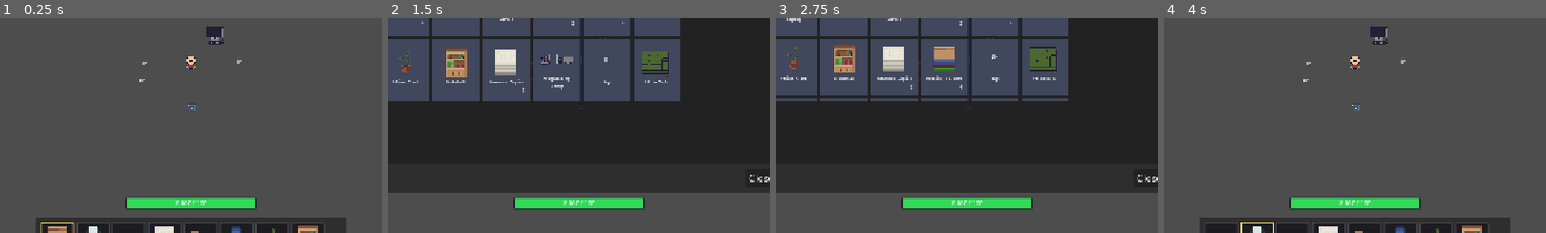
Above: before the commit, frames 1-4 (left to right).
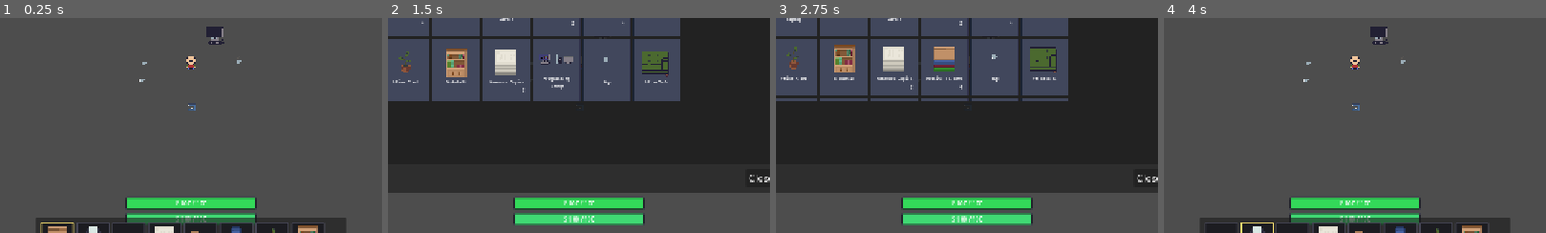
Above: after the commit, the same moments.

Repository: pvfort/astrovalley
Game: Godot game, scene res://scenes/rooms/cafe.tscn
Two runs of this game, one before a commit and one after it. Both use one fixed random seed, a clock stepped at 60 frames per second and the inputs below. This scene is started directly instead of the project's main scene.
Inputs (mouse positions are % of the whole screen's width and height, from its top left):
- Up to frame 1 (0.25 s): no input
- Up to frame 2 (1.5 s): click (79, 12) at 0.5 s; tap Enter (inventory_toggle) at 1.25 s; drag from (32, 91) to (50, 50) at 1.27 s
- Up to frame 3 (2.75 s): tap Space at 2 s; drag from (27, 36) to (50, 50) at 2.02 s
- Up to frame 4 (4 s): move the mouse to (34, 36) at 2.77 s; hold Right (ui_right) 2.78-3.5 s; tap Mouse wheel down (hotbar_next) at 2.85 s; click (34, 36) at 2.92 s; tap F (use_item) at 3.05 s; tap Enter (inventory_toggle) at 3.5 s; drag from (40, 33) to (50, 50) at 3.52 s
The pictures show only the part of the screen within x 25-75%, y 40-90%; the shares and areas given below are measured in that part.

The runs differ from the first frame. In frame 1, 1.5% of the frame differs, in the area x 32-68%, y 90-96%; in frame 2, 2.0%, in the area x 32-68%, y 90-97%; in frame 3, 2.0%; in frame 4, 1.5%.

Commit message:
Add stress manager and HUD bar scaffolding

Diff:
--- a/project.godot
+++ b/project.godot
@@ -38,6 +38,7 @@
 SaveManager="*uid://mwnib2g8fq2o"
 WeatherManager="*uid://c7lefm5bxmlxy"
 EnergyManager="*res://scripts/managers/EnergyManager.gd"
+StressManager="*res://scripts/managers/StressManager.gd"
 EventBus="*uid://k64spkb085pn"
 EventManager="*res://scripts/managers/event_manager.gd"
 TradeManager="*res://scripts/core/trade_manager.gd"
--- a/scenes/player/Player.tscn
+++ b/scenes/player/Player.tscn
@@ -9,6 +9,7 @@
 [ext_resource type="Script" uid="uid://b72h8x1qpewky" path="res://scripts/save/SaveableComponent.gd" id="5_saveable"]
 [ext_resource type="PackedScene" uid="uid://ddu1cthhi7q31" path="res://scenes/ui/ClockUI.tscn" id="6_7oing"]
 [ext_resource type="PackedScene" uid="uid://btb2nw3da1mqc" path="res://scenes/ui/EnergyBarUI.tscn" id="6_energybar"]
+[ext_resource type="PackedScene" path="res://scenes/ui/StressBarUI.tscn" id="6_stressbar"]
 [ext_resource type="PackedScene" uid="uid://cyhh2ycv2yklo" path="res://scenes/ui/DailySummaryUI.tscn" id="7_5stf6"]
 [ext_resource type="PackedScene" path="res://scenes/ui/DialogueUI.tscn" id="8_180ig"]
 [ext_resource type="PackedScene" uid="uid://dmfth7fumvx1f" path="res://scenes/ui/EquipmentSlot.tscn" id="8_ov1oi"]
@@ -197,6 +198,8 @@
 
 [node name="EnergyBarUI" parent="CanvasLayer" unique_id=1315078221 instance=ExtResource("6_energybar")]
 
+[node name="StressBarUI" parent="CanvasLayer" instance=ExtResource("6_stressbar")]
+
 [node name="EquipmentSlot" parent="CanvasLayer" unique_id=1274055804 instance=ExtResource("8_ov1oi")]
 
 [node name="HotbarUI" parent="CanvasLayer" unique_id=564545377 instance=ExtResource("5_npwbq")]
--- /dev/null
+++ b/scenes/ui/StressBarUI.tscn
@@ -0,0 +1,68 @@
+[gd_scene format=3]
+
+[ext_resource type="Script" path="res://scripts/ui/stress_bar_ui.gd" id="1_stressbar"]
+
+[sub_resource type="StyleBoxFlat" id="StyleBoxFlat_bg"]
+bg_color = Color(0.08, 0.08, 0.1, 0.88)
+border_width_left = 1
+border_width_top = 1
+border_width_right = 1
+border_width_bottom = 1
+border_color = Color(0.25, 0.25, 0.3, 0.9)
+corner_radius_top_left = 2
+corner_radius_top_right = 2
+corner_radius_bottom_right = 2
+corner_radius_bottom_left = 2
+
+[sub_resource type="StyleBoxFlat" id="StyleBoxFlat_fill"]
+bg_color = Color(0.25, 0.85, 0.45, 1)
+corner_radius_top_left = 1
+corner_radius_top_right = 1
+corner_radius_bottom_right = 1
+corner_radius_bottom_left = 1
+
+[node name="StressBarUI" type="Control"]
+layout_mode = 3
+anchors_preset = 7
+anchor_left = 0.5
+anchor_top = 1.0
+anchor_right = 0.5
+anchor_bottom = 1.0
+offset_left = -110.0
+offset_top = -108.0
+offset_right = 110.0
+offset_bottom = -86.0
+grow_horizontal = 2
+grow_vertical = 0
+script = ExtResource("1_stressbar")
+
+[node name="Background" type="Panel" parent="."]
+layout_mode = 1
+anchors_preset = 15
+anchor_right = 1.0
+anchor_bottom = 1.0
+grow_horizontal = 2
+grow_vertical = 2
+theme_override_styles/panel = SubResource("StyleBoxFlat_bg")
+
+[node name="Fill" type="Panel" parent="."]
+layout_mode = 1
+anchors_preset = 9
+anchor_bottom = 1.0
+offset_left = 2.0
+offset_top = 2.0
+offset_right = 218.0
+offset_bottom = -2.0
+theme_override_styles/panel = SubResource("StyleBoxFlat_fill")
+
+[node name="Label" type="Label" parent="."]
+layout_mode = 1
+anchors_preset = 15
+anchor_right = 1.0
+anchor_bottom = 1.0
+grow_horizontal = 2
+grow_vertical = 2
+theme_override_font_sizes/font_size = 10
+text = "S 100 / 100"
+horizontal_alignment = 1
+vertical_alignment = 1
--- a/scripts/components/programming_component.gd
+++ b/scripts/components/programming_component.gd
@@ -485,6 +485,10 @@
 	if not consume_energy or amount <= 0.0 or player == null:
 		return
 
+	var resolved_player_id := _resolve_player_id(player)
+	if StressManager != null and StressManager.has_method("consume_for_action") and resolved_player_id > 0:
+		StressManager.consume_for_action(resolved_player_id, "coding", amount)
+
 	if player.has_method("consume_energy"):
 		player.consume_energy(amount)
 		return
--- a/scripts/components/sleep_component.gd
+++ b/scripts/components/sleep_component.gd
@@ -48,6 +48,8 @@
 
 	if EnergyManager != null:
 		EnergyManager.recover_from_sleep(player.player_id)
+	if StressManager != null and StressManager.has_method("recover_from_sleep"):
+		StressManager.recover_from_sleep(player.player_id)
 
 	var summary_data: Dictionary = WorldClock.get_daily_summary_data()
 	WorldClock.daily_summary_requested.emit(summary_data)
--- a/scripts/inventory/InventoryManager.gd
+++ b/scripts/inventory/InventoryManager.gd
@@ -495,10 +495,36 @@
 			item.energy_restore
 		)
 
+	if StressManager != null and StressManager.has_method("recover_stress"):
+		var stress_pid := (
+			player.player_id
+			if player.player_id >= 0
+			else int(multiplayer.get_unique_id())
+		)
+		var stress_restore := maxf(item.stress_restore, 0.0)
+		if stress_restore <= 0.0 and _item_has_any_tag(item, ["sweet", "sweets", "dessert", "pie"]):
+			if StressManager.has_method("get_recovery_value"):
+				stress_restore = float(StressManager.get_recovery_value("sweets"))
+		if stress_restore > 0.0:
+			StressManager.recover_stress(stress_pid, stress_restore)
+
 	var removed: InventorySlotData = take_from_slot(index, 1)
 
 	if removed.count > 0 and item.replacement_item != null:
 		add_item(item.replacement_item)
+
+
+func _item_has_any_tag(item: ItemData, tags: Array[String]) -> bool:
+	if item == null or tags.is_empty():
+		return false
+	for item_tag_variant in item.tags:
+		var item_tag := str(item_tag_variant).strip_edges().to_lower()
+		if item_tag.is_empty():
+			continue
+		for requested_tag in tags:
+			if item_tag == str(requested_tag).strip_edges().to_lower():
+				return true
+	return false
 
 
 # ==================================================
--- a/scripts/items/item_data.gd
+++ b/scripts/items/item_data.gd
@@ -17,6 +17,7 @@
 @export var energy_restore: float = 0.0
 @export var energy_temp_max_bonus: float = 0.0
 @export var energy_temp_max_duration: float = 0.0
+@export var stress_restore: float = 0.0
 
 @export var replacement_item: ItemData
 
--- a/scripts/managers/SaveManager.gd
+++ b/scripts/managers/SaveManager.gd
@@ -206,6 +206,8 @@
 		states["events"] = _dictionary(EventManager.save_state())
 	if EnergyManager != null and EnergyManager.has_method("save_state"):
 		states["energy"] = _dictionary(EnergyManager.save_state())
+	if StressManager != null and StressManager.has_method("save_state"):
+		states["stress"] = _dictionary(StressManager.save_state())
 
 	return states
 
@@ -223,6 +225,8 @@
 		EventManager.load_state(_dictionary(states.get("events", {})))
 	if EnergyManager != null and EnergyManager.has_method("load_state"):
 		EnergyManager.load_state(_dictionary(states.get("energy", {})))
+	if StressManager != null and StressManager.has_method("load_state"):
+		StressManager.load_state(_dictionary(states.get("stress", {})))
 	if GameManager != null and GameManager.has_method("load_state"):
 		GameManager.load_state(_dictionary(states.get("game_manager", {})))
 	if TaskManager != null and TaskManager.has_method("load_state"):
--- /dev/null
+++ b/scripts/managers/StressManager.gd
@@ -0,0 +1,169 @@
+extends Node
+
+signal player_registered(player_id: int)
+signal stress_changed(player_id: int, current_stress: float, max_stress: float)
+
+const DEFAULT_MAX_STRESS := 100.0
+
+const DEFAULT_ACTION_COSTS := {
+	"coding": 12.0,
+	"writing": 9.0,
+	"observing": 8.0,
+	"teaching": 10.0,
+}
+
+const DEFAULT_RECOVERY_VALUES := {
+	"sleeping": 100.0,
+	"sweets": 18.0,
+	"tomfoolery": 14.0,
+	"pie_friday": 20.0,
+	"social": 12.0,
+}
+
+var _player_states: Dictionary = {}
+
+
+func register_player(player_id: int, max_stress: float = DEFAULT_MAX_STRESS, current_stress: float = -1.0) -> void:
+	var state := _get_state(player_id)
+	state["max_stress"] = maxf(1.0, max_stress)
+	if current_stress < 0.0:
+		state["current_stress"] = float(state["max_stress"])
+	else:
+		state["current_stress"] = clampf(current_stress, 0.0, float(state["max_stress"]))
+	_player_states[player_id] = state
+	player_registered.emit(player_id)
+	stress_changed.emit(player_id, float(state["current_stress"]), float(state["max_stress"]))
+
+
+func has_player(player_id: int) -> bool:
+	return _player_states.has(player_id)
+
+
+func set_max_stress(player_id: int, value: float) -> void:
+	var state := _get_state(player_id)
+	state["max_stress"] = maxf(1.0, value)
+	state["current_stress"] = clampf(float(state["current_stress"]), 0.0, float(state["max_stress"]))
+	_player_states[player_id] = state
+	stress_changed.emit(player_id, float(state["current_stress"]), float(state["max_stress"]))
+
+
+func set_current_stress(player_id: int, value: float) -> void:
+	var state := _get_state(player_id)
+	state["current_stress"] = clampf(value, 0.0, float(state["max_stress"]))
+	_player_states[player_id] = state
+	stress_changed.emit(player_id, float(state["current_stress"]), float(state["max_stress"]))
+
+
+func consume_stress(player_id: int, amount: float) -> bool:
+	if amount <= 0.0:
+		return true
+	var state := _get_state(player_id)
+	state["current_stress"] = maxf(0.0, float(state["current_stress"]) - amount)
+	_player_states[player_id] = state
+	stress_changed.emit(player_id, float(state["current_stress"]), float(state["max_stress"]))
+	return float(state["current_stress"]) > 0.0
+
+
+func recover_stress(player_id: int, amount: float) -> void:
+	if amount <= 0.0:
+		return
+	var state := _get_state(player_id)
+	state["current_stress"] = clampf(float(state["current_stress"]) + amount, 0.0, float(state["max_stress"]))
+	_player_states[player_id] = state
+	stress_changed.emit(player_id, float(state["current_stress"]), float(state["max_stress"]))
+
+
+func consume_for_action(player_id: int, action_id: String, override_cost: float = -1.0) -> bool:
+	var cost := override_cost
+	if cost < 0.0:
+		cost = get_action_cost(action_id)
+	return consume_stress(player_id, cost)
+
+
+func recover_for_activity(player_id: int, activity_id: String, override_amount: float = -1.0) -> void:
+	var amount := override_amount
+	if amount < 0.0:
+		amount = get_recovery_value(activity_id)
+	recover_stress(player_id, amount)
+
+
+func recover_from_sleep(player_id: int) -> void:
+	var state := _get_state(player_id)
+	state["current_stress"] = float(state["max_stress"])
+	_player_states[player_id] = state
+	stress_changed.emit(player_id, float(state["current_stress"]), float(state["max_stress"]))
+
+
+func get_action_cost(action_id: String) -> float:
+	if DEFAULT_ACTION_COSTS.has(action_id):
+		return float(DEFAULT_ACTION_COSTS[action_id])
+	return 0.0
+
+
+func get_recovery_value(activity_id: String) -> float:
+	if DEFAULT_RECOVERY_VALUES.has(activity_id):
+		return float(DEFAULT_RECOVERY_VALUES[activity_id])
+	return 0.0
+
+
+func get_current_stress(player_id: int) -> float:
+	var state := _get_state(player_id)
+	return float(state["current_stress"])
+
+
+func get_max_stress(player_id: int) -> float:
+	var state := _get_state(player_id)
+	return float(state["max_stress"])
+
+
+func save_state() -> Dictionary:
+	var saved_players: Dictionary = {}
+	for player_id_variant in _player_states.keys():
+		var player_id := int(player_id_variant)
+		var state := _get_state(player_id)
+		saved_players[str(player_id)] = {
+			"max_stress": float(state["max_stress"]),
+			"current_stress": float(state["current_stress"]),
+		}
+	return {
+		"players": saved_players,
+	}
+
+
+func load_state(data: Dictionary) -> void:
+	_player_states.clear()
+	var players: Variant = data.get("players", {})
+	if not (players is Dictionary):
+		return
+	for player_id_key in (players as Dictionary).keys():
+		var player_data_variant: Variant = (players as Dictionary).get(player_id_key, {})
+		if not (player_data_variant is Dictionary):
+			continue
+		var player_data := player_data_variant as Dictionary
+		var state := _default_state()
+		state["max_stress"] = maxf(1.0, float(player_data.get("max_stress", DEFAULT_MAX_STRESS)))
+		state["current_stress"] = clampf(float(player_data.get("current_stress", state["max_stress"])), 0.0, float(state["max_stress"]))
+		var player_id := int(str(player_id_key))
+		_player_states[player_id] = state
+		stress_changed.emit(player_id, float(state["current_stress"]), float(state["max_stress"]))
+
+
+func export_snapshot() -> Dictionary:
+	return save_state()
+
+
+func import_snapshot(data: Dictionary) -> void:
+	load_state(data)
+
+
+func _get_state(player_id: int) -> Dictionary:
+	if not _player_states.has(player_id):
+		_player_states[player_id] = _default_state()
+	return (_player_states[player_id] as Dictionary).duplicate(true)
+
+
+func _default_state() -> Dictionary:
+	return {
+		"max_stress": DEFAULT_MAX_STRESS,
+		"current_stress": DEFAULT_MAX_STRESS,
+	}
--- a/scripts/managers/event_manager.gd
+++ b/scripts/managers/event_manager.gd
@@ -38,6 +38,36 @@
 
 func is_event_active(event_id: String) -> bool:
 	return _active_events.has(event_id)
+
+
+func get_event_definition(event_id: String) -> Dictionary:
+	if event_id.is_empty():
+		return {}
+	if _active_events.has(event_id):
+		var active_event := _active_events.get(event_id, {})
+		if active_event is Dictionary:
+			return (active_event as Dictionary).duplicate(true)
+	for event_definition in _event_definitions:
+		var candidate_id := str(event_definition.get("id", ""))
+		if candidate_id == event_id:
+			return event_definition.duplicate(true)
+	return {}
+
+
+func event_has_tag(event_id: String, tag: String) -> bool:
+	var normalized_tag := tag.strip_edges().to_lower()
+	if normalized_tag.is_empty():
+		return false
+	var event_data := get_event_definition(event_id)
+	if event_data.is_empty():
+		return false
+	var tags_variant: Variant = event_data.get("tags", [])
+	if not (tags_variant is Array):
+		return false
+	for tag_variant in (tags_variant as Array):
+		if str(tag_variant).strip_edges().to_lower() == normalized_tag:
+			return true
+	return false
 
 
 func get_primary_event() -> Dictionary:
--- a/scripts/systems/observation_system.gd
+++ b/scripts/systems/observation_system.gd
@@ -46,3 +46,5 @@
 		SkillManager.add_xp(OBSERVATION_SKILL_ID, OBSERVATION_XP_REWARD)
 	if EnergyManager != null and EnergyManager.has_method("apply_next_sleep_start_ratio"):
 		EnergyManager.apply_next_sleep_start_ratio(player_id, NEXT_DAY_ENERGY_RATIO_AFTER_OBSERVING)
+	if StressManager != null and StressManager.has_method("consume_for_action"):
+		StressManager.consume_for_action(player_id, "observing")
--- /dev/null
+++ b/scripts/ui/stress_bar_ui.gd
@@ -0,0 +1,109 @@
+extends Control
+
+const FILL_MARGIN := 2.0
+const LERP_SPEED := 8.0
+
+const COLOR_FULL := Color(0.25, 0.85, 0.45, 1.0)
+const COLOR_MID := Color(0.95, 0.78, 0.15, 1.0)
+const COLOR_LOW := Color(0.88, 0.24, 0.24, 1.0)
+
+@onready var _fill: Panel = $Fill
+@onready var _label: Label = $Label
+
+var _player_id: int = -1
+var _current_stress: float = 100.0
+var _max_stress: float = 100.0
+var _display_ratio: float = 1.0
+
+
+func _ready() -> void:
+	if StressManager == null:
+		return
+	StressManager.stress_changed.connect(_on_stress_changed)
+	call_deferred("_bind_to_owning_player")
+
+
+func _bind_to_owning_player() -> void:
+	var player_node: Node = null
+
+	var canvas_layer: Node = get_parent()
+	if canvas_layer != null:
+		var candidate: Node = canvas_layer.get_parent()
+		if candidate is PlayerCharacter:
+			player_node = candidate
+
+	if player_node == null:
+		for p in get_tree().get_nodes_in_group("player"):
+			if p is PlayerCharacter and (p as PlayerCharacter).is_multiplayer_authority():
+				player_node = p
+				break
+
+	if not (player_node is PlayerCharacter):
+		visible = false
+		return
+
+	var player: PlayerCharacter = player_node as PlayerCharacter
+	if not player.is_multiplayer_authority():
+		visible = false
+		return
+
+	_player_id = player.player_id if player.player_id >= 0 else int(multiplayer.get_unique_id())
+
+	if StressManager != null:
+		if not StressManager.has_player(_player_id):
+			StressManager.register_player(_player_id)
+		_current_stress = StressManager.get_current_stress(_player_id)
+		_max_stress = StressManager.get_max_stress(_player_id)
+		_display_ratio = _current_stress / maxf(1.0, _max_stress)
+
+	_update_fill_immediate()
+
+
+func _on_stress_changed(pid: int, current: float, max_value: float) -> void:
+	if pid != _player_id:
+		return
+	_current_stress = current
+	_max_stress = max_value
+
+
+func _process(delta: float) -> void:
+	if _player_id < 0:
+		return
+	var target_ratio := _current_stress / maxf(1.0, _max_stress)
+	_display_ratio = lerpf(_display_ratio, target_ratio, LERP_SPEED * delta)
+	if absf(_display_ratio - target_ratio) < 0.001:
+		_display_ratio = target_ratio
+	_update_fill()
+	_update_label()
+
+
+func _update_fill_immediate() -> void:
+	_display_ratio = _current_stress / maxf(1.0, _max_stress)
+	_update_fill()
+	_update_label()
+
+
+func _update_fill() -> void:
+	var bar_width := size.x - FILL_MARGIN * 2.0
+	var fill_width := maxf(0.0, bar_width * _display_ratio)
+	_fill.offset_right = FILL_MARGIN + fill_width
+	_update_fill_color()
+
+
+func _update_fill_color() -> void:
+	var style := _fill.get_theme_stylebox("panel") as StyleBoxFlat
+	if style == null:
+		return
+	var ratio := clampf(_display_ratio, 0.0, 1.0)
+	var color: Color
+	if ratio >= 0.6:
+		color = COLOR_FULL.lerp(COLOR_MID, (1.0 - ratio) / 0.4)
+	elif ratio >= 0.2:
+		color = COLOR_MID.lerp(COLOR_LOW, (0.6 - ratio) / 0.4)
+	else:
+		color = COLOR_LOW
+	style.bg_color = color
+
+
+func _update_label() -> void:
+	_label.text = "S %d / %d" % [int(_current_stress), int(_max_stress)]
--- a/scripts/ui/task_board_ui.gd
+++ b/scripts/ui/task_board_ui.gd
@@ -115,6 +115,9 @@
 	if WorldClock != null and duration_minutes > 0:
 		WorldClock.add_minutes(duration_minutes)
 
+	var attendance_event_id := str(task.get("register_event_attendance", task.get("required_event_active", ""))).strip_edges()
+	_apply_stress_effects_for_task(task, local_player_id, attendance_event_id)
+
 	var reward_summary: Array[String] = []
 
 	var money_reward :Variant= max(int(task.get("money_reward", 0)), 0)
@@ -160,7 +163,6 @@
 		GameManager.grant_observation_time(_resolve_local_player_id(), observation_time_reward)
 		reward_summary.append("Observation time +%d" % observation_time_reward)
 
-	var attendance_event_id := str(task.get("register_event_attendance", "")).strip_edges()
 	if not attendance_event_id.is_empty() and EventManager != null and EventManager.has_method("register_attendance"):
 		var attendance_count := int(EventManager.register_attendance(_resolve_local_player_id(), attendance_event_id))
 		reward_summary.append("%s attendance #%d" % [attendance_event_id.replace("_", " ").capitalize(), attendance_count])
@@ -438,6 +440,57 @@
 			node.unlock_cluster_access()
 
 
+func _apply_stress_effects_for_task(task: Dictionary, player_id: int, attendance_event_id: String) -> void:
+	if StressManager == null:
+		return
+	if not StressManager.has_method("consume_for_action") or not StressManager.has_method("recover_for_activity"):
+		return
+
+	var skill_id := str(task.get("skill_id", "")).strip_edges().to_lower()
+	if _is_writing_task(task):
+		StressManager.consume_for_action(player_id, "writing")
+	elif skill_id == "programming":
+		StressManager.consume_for_action(player_id, "coding")
+
+	if skill_id == "observation":
+		StressManager.consume_for_action(player_id, "observing")
+	elif skill_id == "teaching":
+		StressManager.consume_for_action(player_id, "teaching")
+	elif skill_id == "tomfoolery":
+		StressManager.recover_for_activity(player_id, "tomfoolery")
+
+	if attendance_event_id.is_empty():
+		return
+	if attendance_event_id == "pie_friday":
+		StressManager.recover_for_activity(player_id, "pie_friday")
+		return
+	if EventManager != null and EventManager.has_method("event_has_tag"):
+		if EventManager.event_has_tag(attendance_event_id, "social"):
+			StressManager.recover_for_activity(player_id, "social")
+
+
+func _is_writing_task(task: Dictionary) -> bool:
+	var writing_keywords := [
+		"write",
+		"writing",
+		"draft",
+		"memo",
+		"proposal",
+		"letter",
+		"notes",
+	]
+	var haystacks := [
+		str(task.get("id", "")).to_lower(),
+		str(task.get("title", "")).to_lower(),
+		str(task.get("description", "")).to_lower(),
+	]
+	for haystack in haystacks:
+		for keyword in writing_keywords:
+			if haystack.contains(keyword):
+				return true
+	return false
+
+
 func _load_task_pool() -> void:
 	_task_pool.clear()
 
